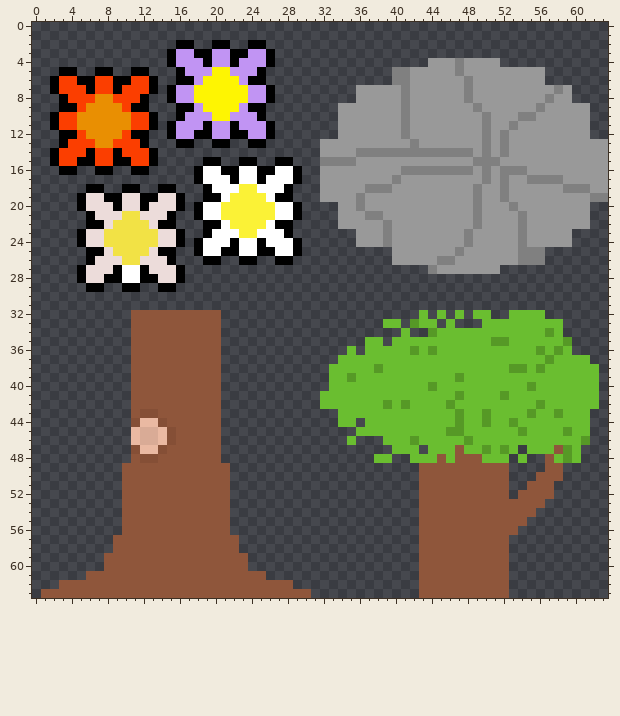
Pixel-art file -- Assets/Sprites/DetailTilemap.aseprite. This is how it looked before the edit.
64x64 pixels, 1 frame.
After the commit:
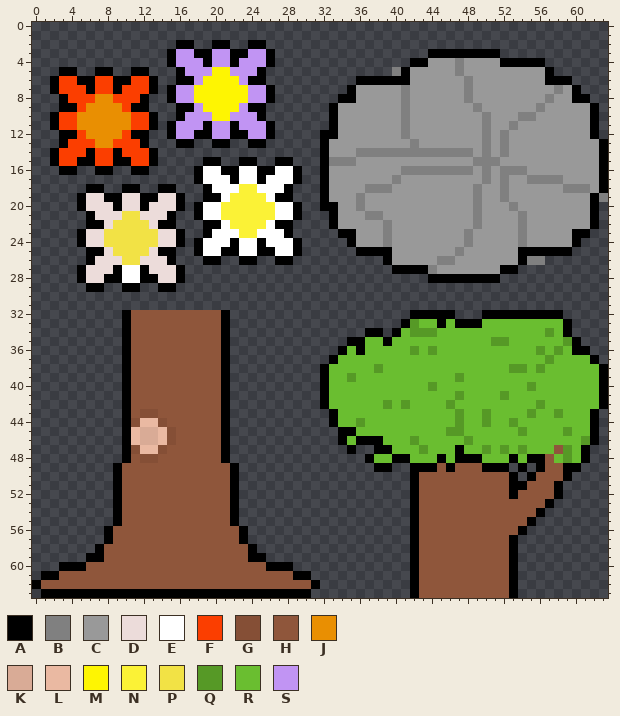
Palette (. is transparent): A #000000  B #808080  C #999999  D #ecdcda  E #ffffff  F #fb3e00  G #854f36  H #8f563b  J #e98f02  K #d9ab96  L #eab9a2  M #fef502  N #fbf236  P #f2e245  Q #569926  R #6abe30  S #c194f3
Edits made:
y 3: x 44..51 ........ -> AAAAAAAA
y 4: x 42..43 .. -> AA; x 52..56 ..... -> AAAAA
y 5: x 41 B -> A; x 57 . -> A
y 6: x 36..41 ....BB -> AAAAAA; x 57..59 ... -> AAA
y 7: x 35 . -> A; x 60 . -> A
y 8: x 34..35 .. -> AA; x 60..61 .. -> AA
y 9..11: x 33 . -> A; x 62 . -> A
y 12: x 32..33 .. -> AA; x 62 . -> A
y 13..14: x 32 C -> A; x 63 C -> A
y 15: x 32 B -> A; x 63 C -> A
y 16..18: x 32 C -> A; x 63 C -> A
y 19: x 32 C -> A; x 62 B -> A
y 20: x 32..33 .. -> AA; x 62 . -> A
y 21..22: x 33 . -> A; x 62 . -> A
y 23: x 34..35 .. -> AA; x 60..61 .. -> AA
y 24: x 35 . -> A; x 60 . -> A
y 25: x 36..39 .... -> AAAA; x 54..59 BBB... -> AAAAAA
y 26: x 39 . -> A; x 54 B -> A
y 27: x 40..43 .... -> AAAA; x 52..53 .. -> AA
y 28: x 44..51 ........ -> AAAAAAAA
y 32: x 10 . -> A; x 21 . -> A; x 42..47 .R.R.R -> AAAAA.; x 49..58 RR..RRRR.. -> .AAAAAAAAA
y 33: x 10 . -> A; x 21 . -> A; x 39..41 RR. -> ..A; x 45 . -> A; x 47..49 ... -> AAA; x 59 . -> A
y 34: x 10 . -> A; x 21 . -> A; x 37..38 .. -> AA; x 40 . -> A; x 42..43 .. -> QQ; x 59 . -> A
y 35: x 10 . -> A; x 21 . -> A; x 35..36 .. -> AA; x 39 . -> A; x 60 . -> A
y 36: x 10 . -> A; x 21 . -> A; x 34 . -> A; x 36 . -> A; x 60..61 .. -> AA
y 37: x 10 . -> A; x 21 . -> A; x 33 . -> A; x 62 . -> A
y 38..40: x 10 . -> A; x 21 . -> A; x 32 . -> A; x 63 . -> A
y 41..42: x 10 . -> A; x 21 . -> A; x 32 R -> A; x 63 . -> A
y 43: x 10 . -> A; x 21 . -> A; x 33 . -> A; x 62 . -> A
y 44: x 10 . -> A; x 21 . -> A; x 33 . -> A; x 36 . -> Q; x 62 . -> A
y 45: x 10 . -> A; x 21 . -> A; x 34..35 .. -> AA; x 62 . -> A
y 46: x 10 . -> A; x 21 . -> A; x 34 . -> A; x 36..38 ... -> AAA; x 62 . -> A
y 47: x 10 . -> A; x 21 . -> A; x 35 . -> A; x 38..39 .. -> AA; x 43 . -> Q; x 47 H -> A; x 54 . -> Q; x 61 . -> A
y 48: x 10 . -> A; x 21 . -> A; x 37 . -> A; x 40..41 .. -> AA; x 45 H -> A; x 47..49 HHH -> AAA; x 53 . -> A; x 55..56 .. -> AA; x 61 . -> A
y 49: x 9 . -> A; x 22 . -> A; x 38..39 .. -> AA; x 42..44 .HH -> AAA; x 46 H -> A; x 50..52 HHH -> AAA; x 54 . -> A; x 56 . -> A; x 59..60 .. -> AA
y 50: x 9 . -> A; x 22 . -> A; x 42 . -> A; x 53 . -> A; x 55 . -> A; x 59 . -> A
y 51: x 9 . -> A; x 22 . -> A; x 42 . -> A; x 53..54 .. -> AA; x 58 . -> A
y 52: x 9 . -> A; x 22 . -> A; x 42 . -> A; x 53 . -> A; x 58 . -> A
y 53: x 9 . -> A; x 22 . -> A; x 42 . -> A; x 57 . -> A
y 54: x 9 . -> A; x 22 . -> A; x 42 . -> A; x 56 . -> A
y 55: x 9 . -> A; x 22 . -> A; x 42 . -> A; x 55 . -> A
y 56: x 8..9 .. -> AH; x 22..23 .. -> HA; x 42 . -> A; x 54 . -> A
y 57: x 8 . -> A; x 23 . -> A; x 42 . -> A; x 53 . -> A
y 58: x 7..8 .. -> AH; x 23..24 .. -> HA; x 42 . -> A; x 53 . -> A
y 59: x 6..7 .. -> AA; x 24..25 .. -> AA; x 42 . -> A; x 53 . -> A
y 60: x 3..7 ..... -> AAAHH; x 24..28 ..... -> HHAAA; x 42 . -> A; x 53 . -> A
y 61: x 1..5 ..... -> AAHHH; x 26..30 ..... -> HHHAA; x 42 . -> A; x 53 . -> A
y 62: x 0..2 ... -> AHH; x 29..31 ... -> HHA; x 42 . -> A; x 53 . -> A
y 63: x 1..30 HHHHHHHHHHHHHHHHHHHHHHHHHHHHHH -> AAAAAAAAAAAAAAAAAAAAAAAAAAAAAA; x 42 . -> A; x 53 . -> A
Boxes around the changes in both pictures, in picture pixels (x1, y1, x2, y2):
changed: (320, 49, 608, 598)
changed: (32, 310, 320, 598)
